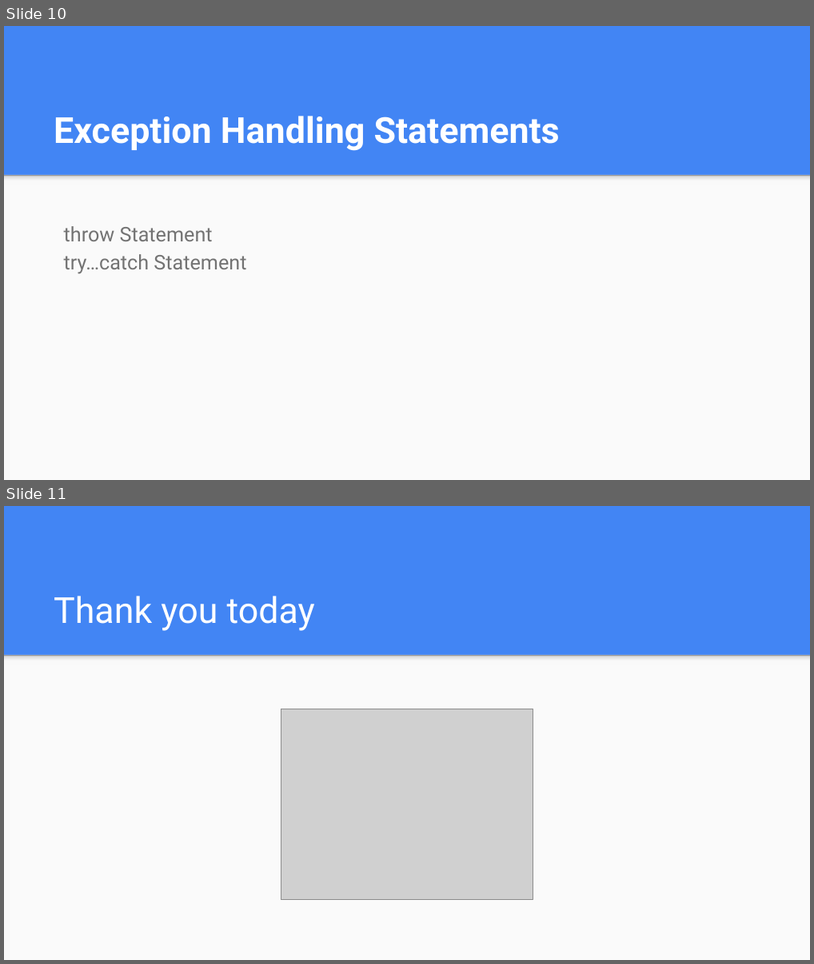
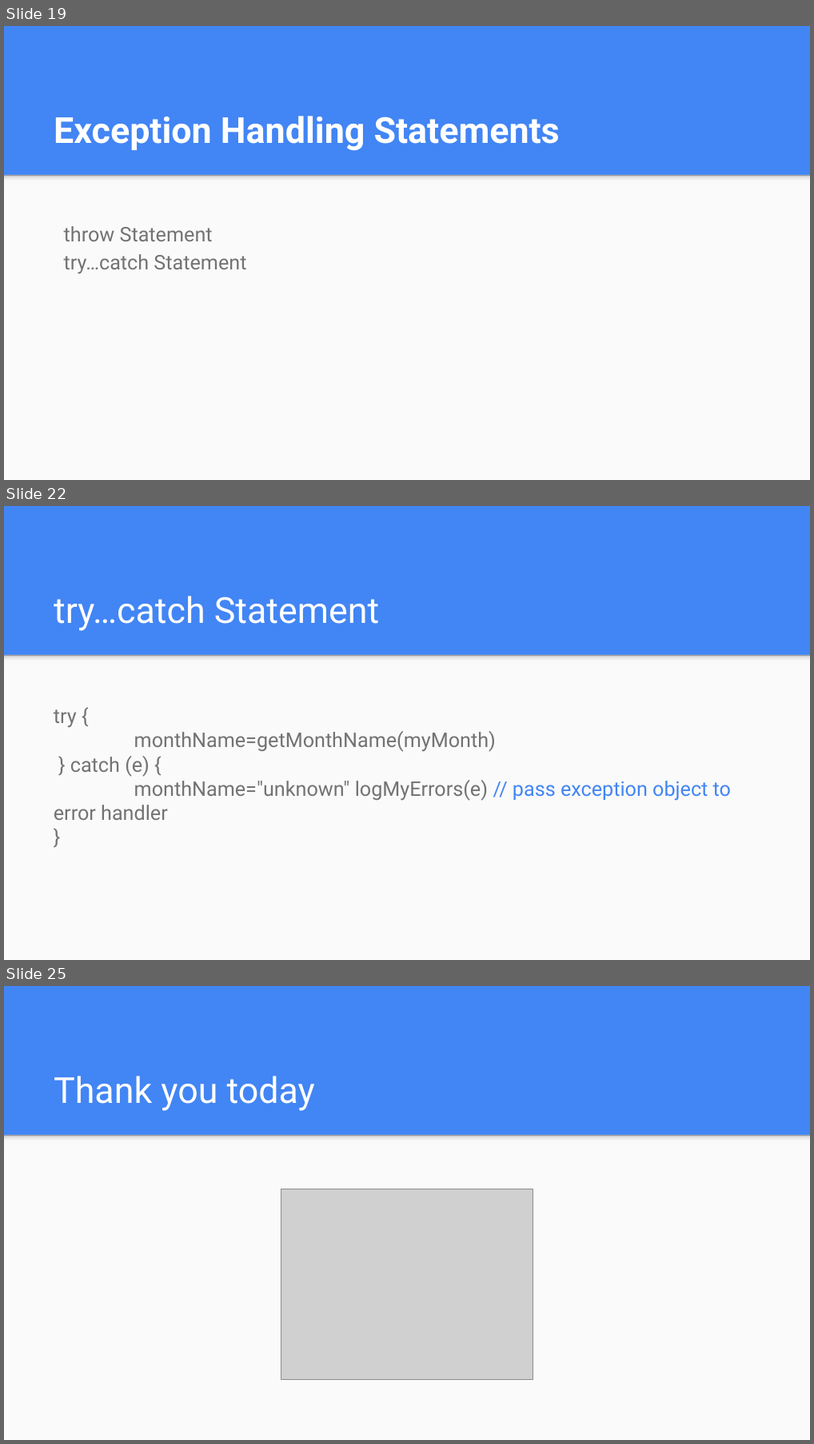
Before and after one commit to mdshohelrana/the-road-to-javascript, a slide deck: Class Content/Day 4/JavaScript Lesson 4.pptx. Shown one above the other, each under a label of ours: slides 10 and 11 before the commit, slides 19, 22 and 25 after it; the slides between them are not shown. The pictures are 814x964 and 814x1444 pixels, drawn with LibreOffice and Linux fonts; fonts in the diff are those of the drawing; grey boxes stand for pictures. Boxes give left, top, right and bottom in pixels: in the first picture for what was removed or moved away, otherwise in the second. Text is boxed around its words. In the diff, an @@ line names an element or a change of style, - is before the commit and + after.

```diff
--- a/Class Content/Day 4/JavaScript Lesson 4.pptx
+++ b/Class Content/Day 4/JavaScript Lesson 4.pptx
@@ slide 22 added at (4, 506, 810, 960), background #4285F4; not listed: 2 template elements that a slide beside it also shows @@
@@ title added at (54, 596, 379, 631), 32 pt, text #FFFFFF @@
+try…catch Statement
@@ text added at (54, 709, 731, 820), 18 pt, text #737373 @@
+try {
+monthName=getMonthName(myMonth)
+} catch (e) {
+monthName="unknown" logMyErrors(e) // pass exception object to error handler
+}
@@ what was slide 10 is now slide 19 @@
@@ what was slide 11 is now slide 25 @@
```
Also in this commit, not shown: 13 other slides added.
